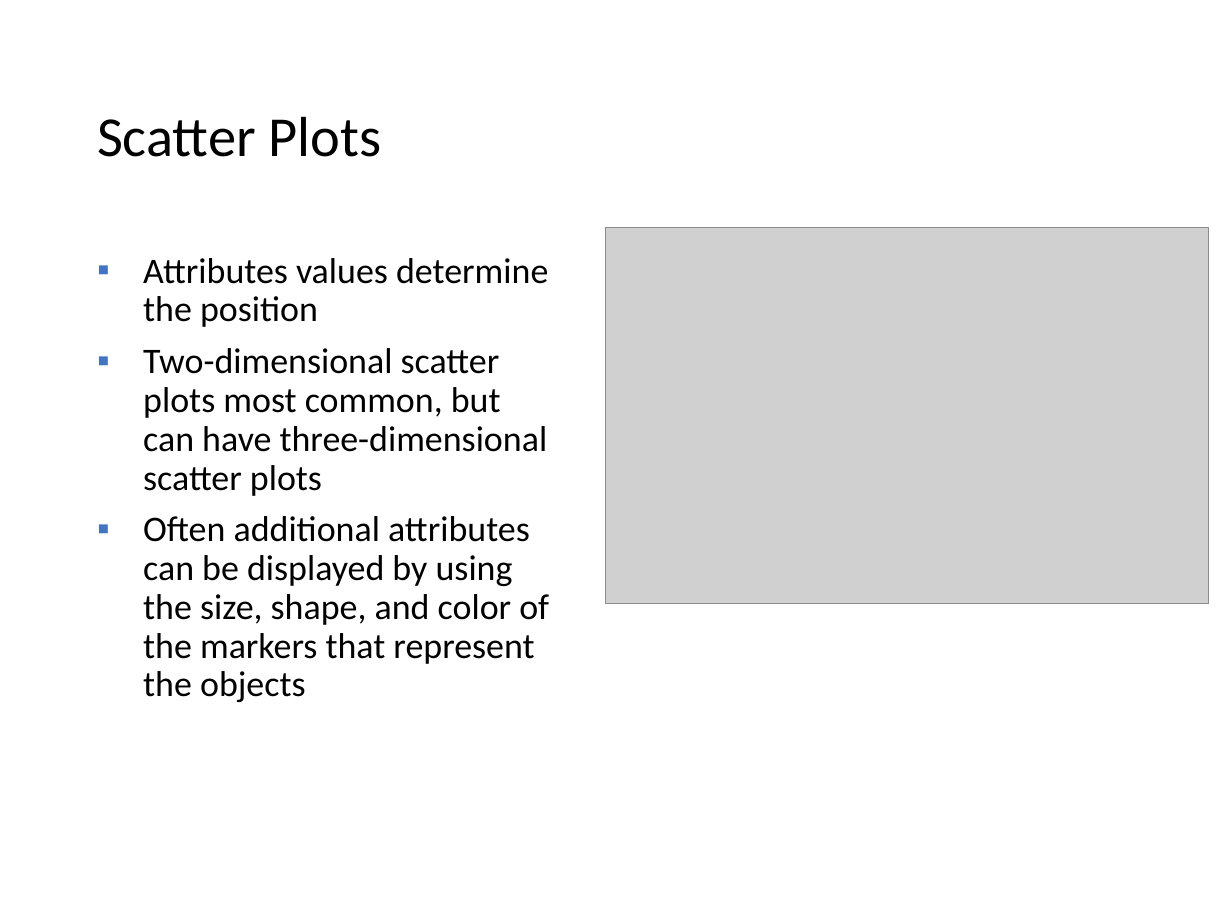
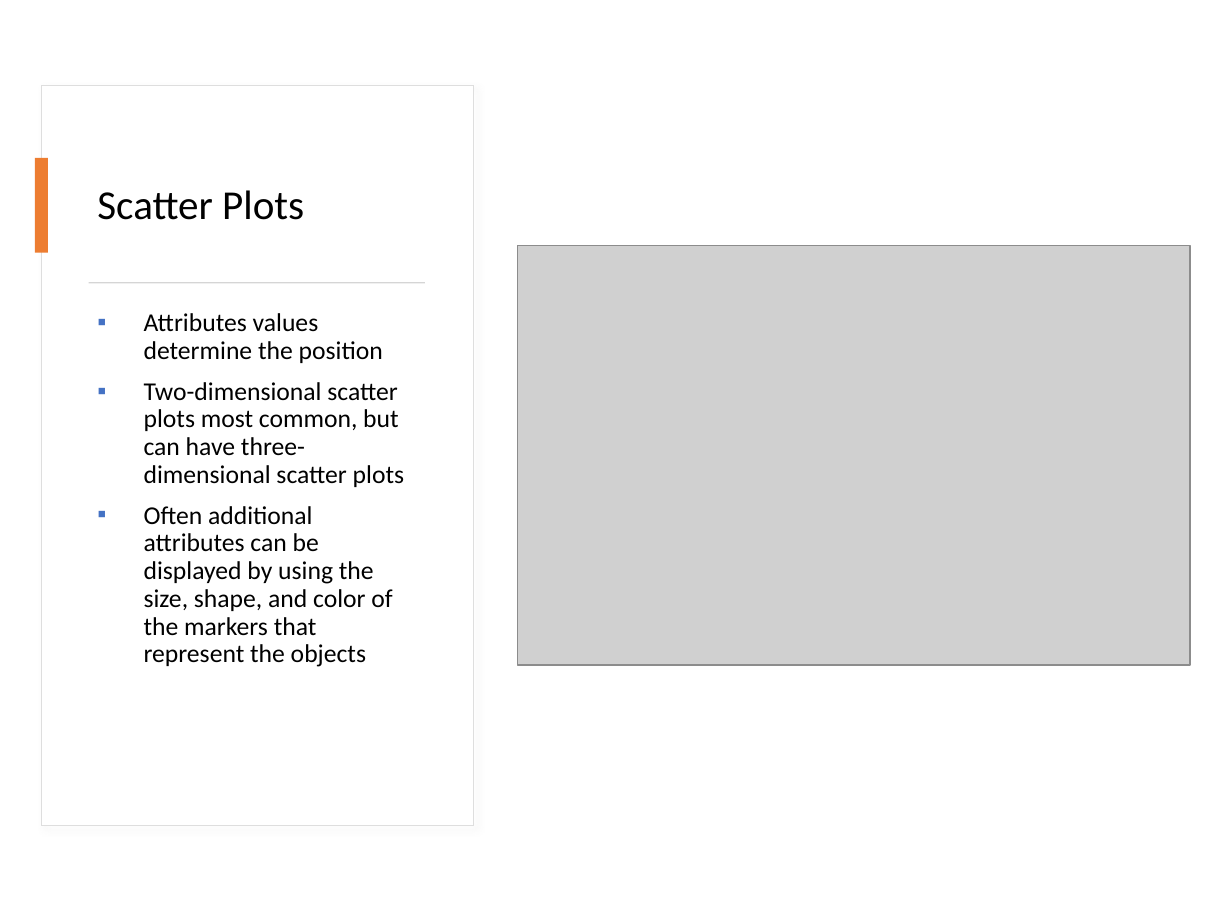
Before and after one commit to mhahsler/Introduction_to_Data_Mining_R_Examples, a slide deck: slide 31 of slides/chap2_exploration.pptx (slide 28 before the commit). Drawn at 1232x924 pixels with LibreOffice and Linux fonts; fonts in the diff are those of the drawing; grey boxes stand for pictures. Boxes give left, top, right and bottom in pixels: in the first picture for what was removed or moved away, otherwise in the second. Text is boxed around its words. In the diff, an @@ line names an element or a change of style, - is before the commit and + after.

```diff
--- a/slides/chap2_exploration.pptx
+++ b/slides/chap2_exploration.pptx
@@ rectangle added at (42, 85, 474, 825), fill #FFFFFF, outline #DEDEDE 0.75 pt @@
@@ title "Scatter Plots": place and size @@
-title "Scatter Plots" at (97, 116, 382, 157)
+title "Scatter Plots" at (97, 190, 304, 220)
@@ title "Scatter Plots" at (97, 190, 304, 220): size 33 to 24 pt @@
@@ rectangle added at (34, 158, 47, 253), fill #ED7D31 @@
@@ picture: place and size @@
-picture at (606, 228, 1209, 604)
+picture at (517, 245, 1190, 665)
@@ rectangle added at (89, 282, 425, 283), fill #D5D5D5 @@
@@ text "Attributes values determine the position": place and size @@
-text "Attributes values determine the position" at (143, 258, 549, 702)
+text "Attributes values determine the position" at (144, 313, 404, 667)
@@ text "Attributes values determine the position" at (144, 313, 404, 667): size 21 to 15 pt @@
```
Also in this commit, not shown: 21 other slides changed, 3 slides added, 2 other files.
